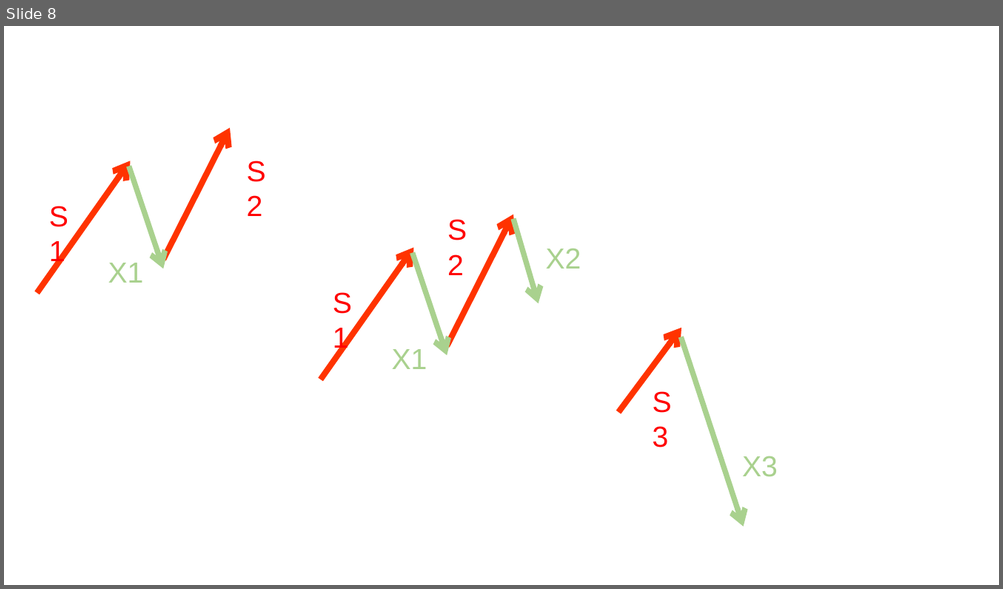
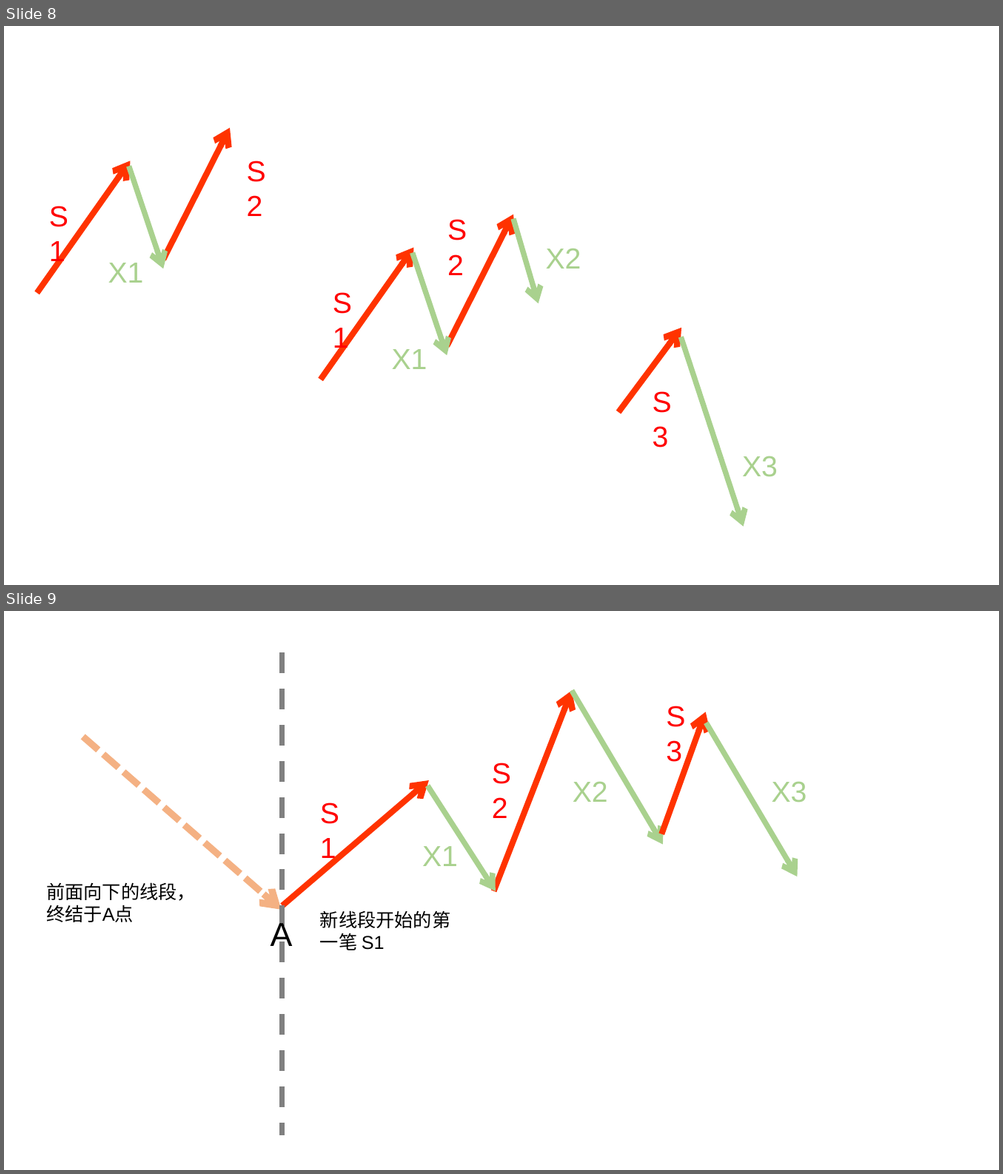
Before and after one commit to xitongsys/notes, a slide deck: finance/chanlun/charts.pptx. Shown one above the other, each under a label of ours: slide 8 before the commit, slides 8 and 9 after it. The pictures are 1003x589 and 1003x1174 pixels, drawn with LibreOffice and Linux fonts; fonts in the diff are those of the drawing. Boxes give left, top, right and bottom in pixels: in the first picture for what was removed or moved away, otherwise in the second. Text is boxed around its words. In the diff, an @@ line names an element or a change of style, - is before the commit and + after.

```diff
--- a/finance/chanlun/charts.pptx
+++ b/finance/chanlun/charts.pptx
@@ slide 9 added at [4, 611, 999, 1170], background #FFFFFF @@
@@ line added from (282, 652) to (282, 1136), #808080 5 pt dashed @@
@@ arrow added from (493, 891) to (572, 691), #FF3300 5.75 pt @@
@@ arrow added from (572, 691) to (663, 845), #A9D18E 5.25 pt @@
@@ text added at [659, 694, 706, 736], 28 pt, text #FF0000 @@
+S3
@@ arrow added from (661, 834) to (706, 712), #FF3300 5.75 pt @@
@@ arrow added from (83, 737) to (282, 910), #F4B183 6.5 pt dashed @@
@@ arrow added from (706, 723) to (797, 877), #A9D18E 5.25 pt @@
@@ text added at [484, 752, 532, 794], 28 pt, text #FF0000 @@
+S2
@@ arrow added from (282, 906) to (429, 780), #FF3300 5.75 pt @@
@@ arrow added from (428, 786) to (495, 891), #A9D18E 5.25 pt @@
@@ text added at [572, 782, 608, 802], 28 pt, text #A9D18E @@
+X2
@@ text added at [771, 782, 807, 803], 28 pt, text #A9D18E @@
+X3
@@ text added at [422, 846, 458, 866], 28 pt, text #A9D18E @@
+X1
@@ text added at [46, 883, 196, 923], 18 pt, text #000000 @@
+前面向下的线段，终结于A点
@@ text added at [270, 920, 293, 953], 32 pt, text #000000 @@
+A
@@ text added at [320, 911, 450, 951], 18 pt, text #000000 @@
+新线段开始的第一笔 S1
@@ text added at [361, 936, 384, 950], 28 pt, text #FF0000 @@
+S1
```
Also in this commit, not shown: 1 other slide added, 1 slide removed, 3 other files.
